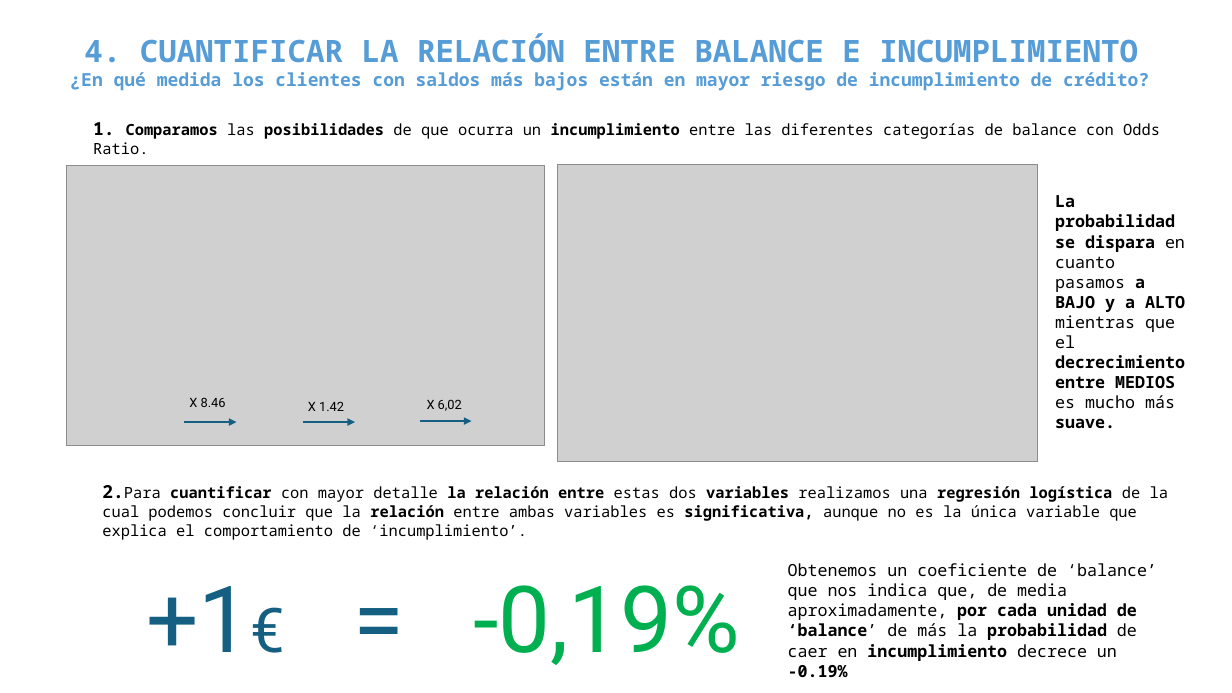
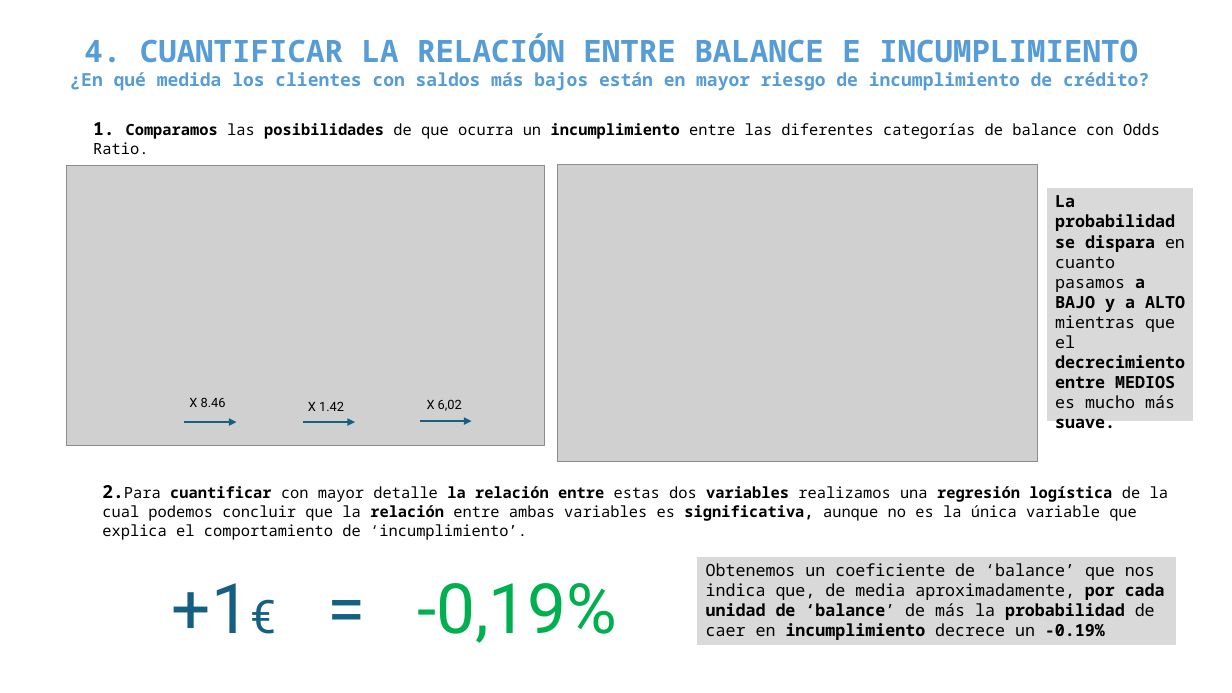
Before and after one commit to MarinaTorba/PersonalDataProrjects, a slide deck: slide 5 of Equip_B/results/ppt sprint1 FINANCES.PAU.pptx. Drawn at 1232x693 pixels with LibreOffice and Linux fonts; fonts in the diff are those of the drawing; grey boxes stand for pictures. Boxes give left, top, right and bottom in pixels: in the first picture for what was removed or moved away, otherwise in the second. Text is boxed around its words. In the diff, an @@ line names an element or a change of style, - is before the commit and + after.

```diff
--- a/Equip_B/results/ppt sprint1 FINANCES.PAU.pptx
+++ b/Equip_B/results/ppt sprint1 FINANCES.PAU.pptx
@@ rectangle added at (x1=1046, y1=187, x2=1194, y2=422), fill #D9D9D9, outline #FFFFFF 1.5 pt @@
@@ text "+1€ = -0,19%" moved from (x1=146, y1=585, x2=740, y2=665) to (x1=172, y1=583, x2=617, y2=643) @@
@@ text "+1€ = -0,19%" at (x1=172, y1=583, x2=617, y2=643): size 72 to 54 pt; size 48 to 36 pt in "+1€" @@
@@ text "Obtenemos un coeficiente de ‘balance’ ..." rewrapped from (x1=788, y1=563, x2=1157, y2=661) to (x1=706, y1=563, x2=1165, y2=640) @@
@@ rectangle added at (x1=697, y1=555, x2=1177, y2=646), fill #D9D9D9, outline #FFFFFF 1.5 pt @@
```
Also in this commit, not shown: 3 other slides changed, 1 slide added, 1 slide removed.
